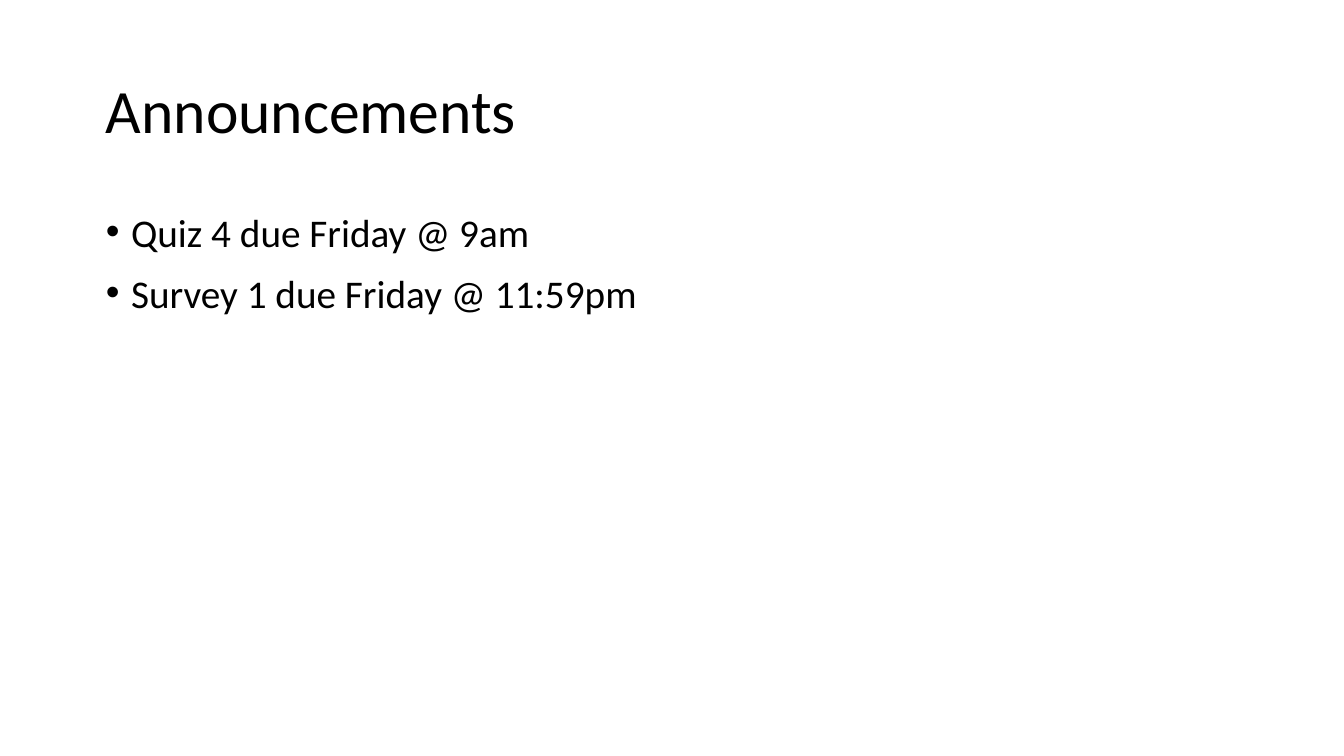
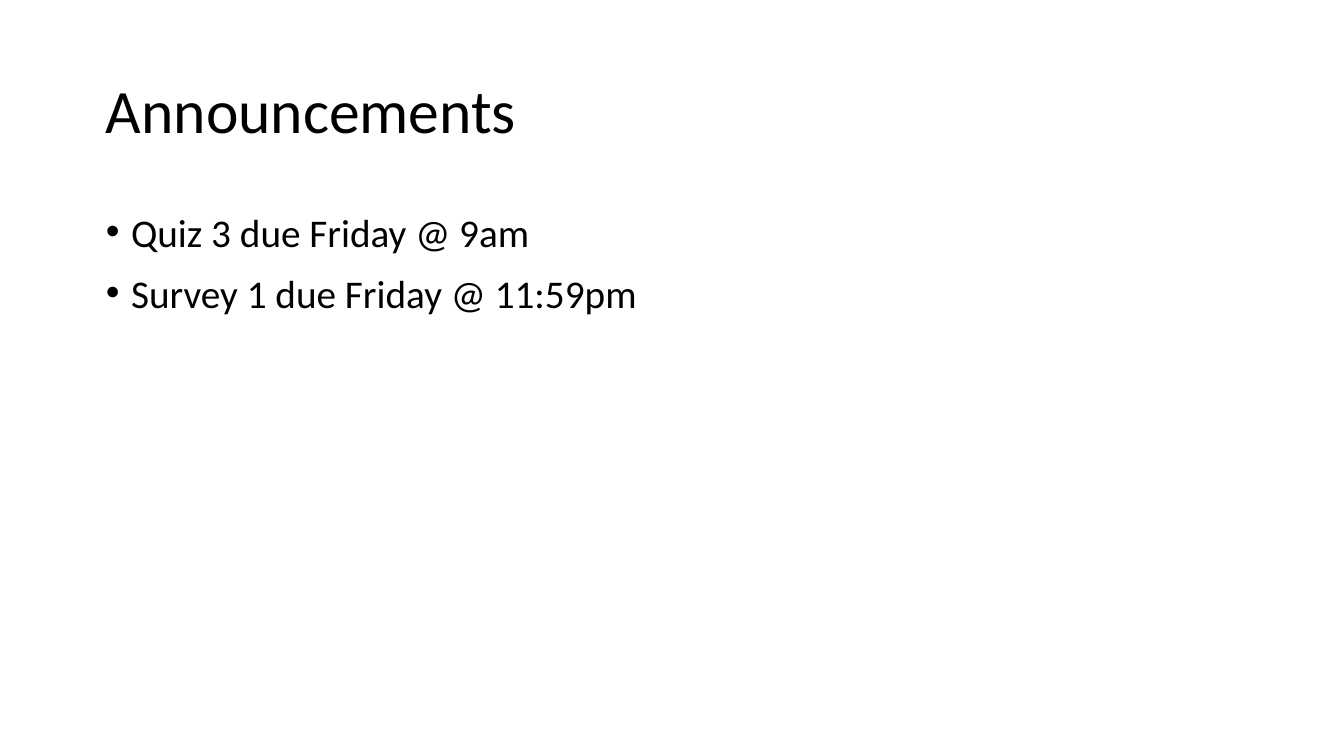
Before and after one commit to ucsd-cse12-f20/ucsd-cse12-f20.github.io, a slide deck: slide 2 of lectures/lecture-03/Lecture-Live B00/Lecture 03 - Lecture.pptx. Drawn at 1344x756 pixels with LibreOffice and Linux fonts; fonts in the diff are those of the drawing. Boxes give left, top, right and bottom in pixels: in the first picture for what was removed or moved away, otherwise in the second. Text is boxed around its words. In the diff, an @@ line names an element or a change of style, - is before the commit and + after.

Commit message:
Updates to lecture

```diff
--- a/lectures/lecture-03/Lecture-Live B00/Lecture 03 - Lecture.pptx
+++ b/lectures/lecture-03/Lecture-Live B00/Lecture 03 - Lecture.pptx
@@ text at <box>131,219,529,254</box>: text changed @@
-• Quiz 4 due Friday @ 9am
+• Quiz 3 due Friday @ 9am
```
Also in this commit, not shown: 3 other files.
